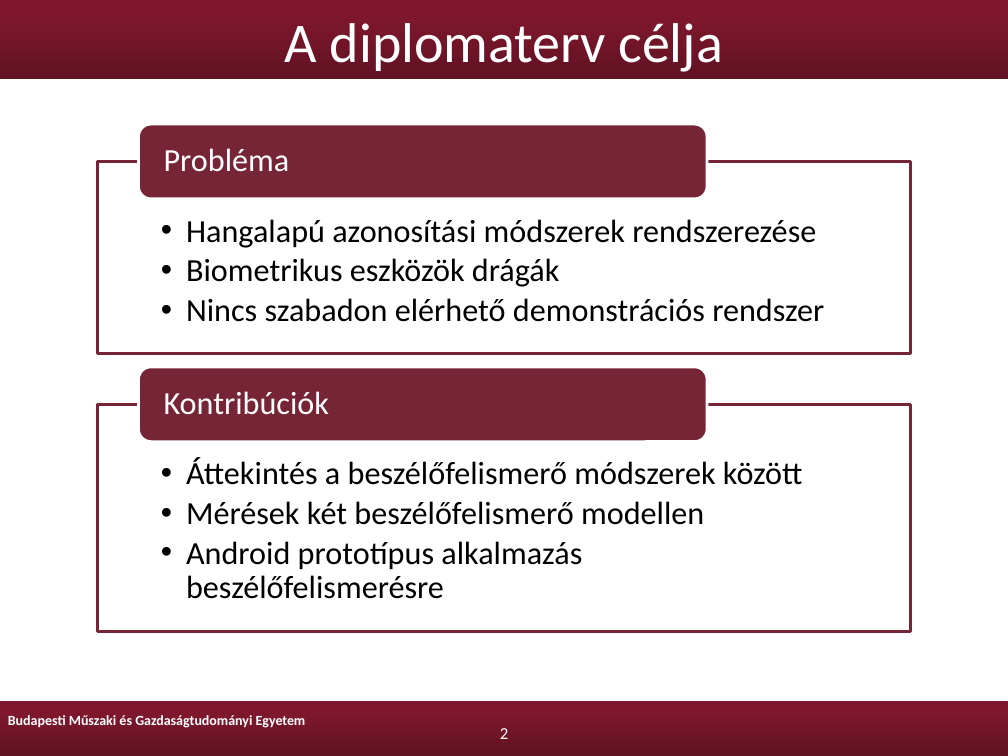
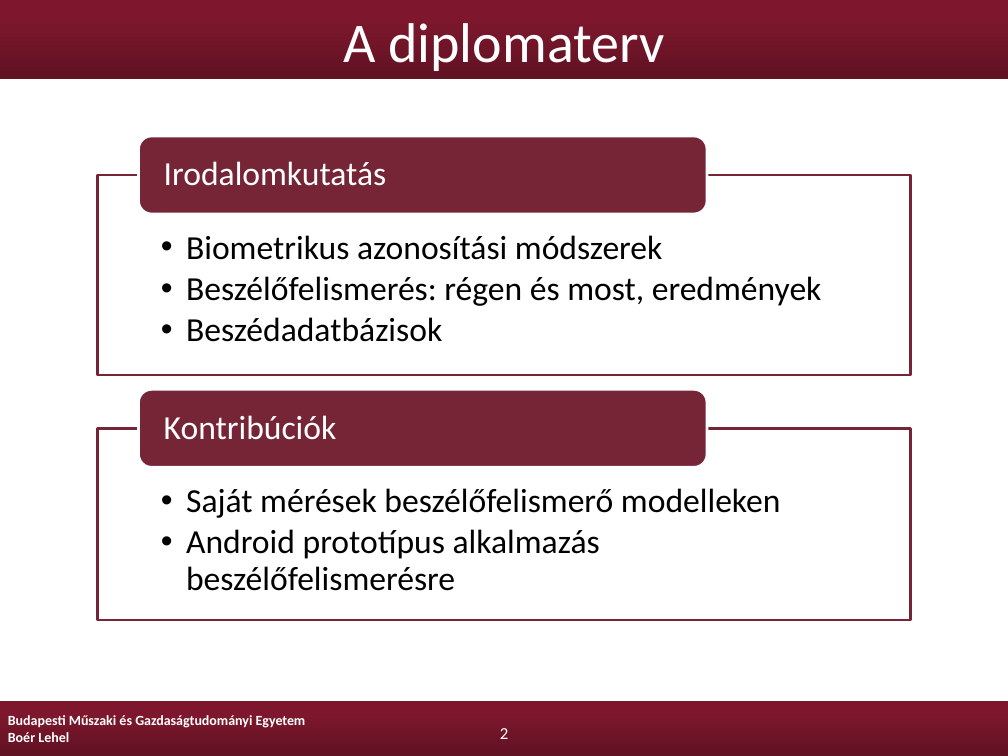
Before and after one commit to Lehel44/diploma, a slide deck: slide 2 of boer-lehel-msc-diplomaterv-prezentacio.pptx. Drawn at 1008x756 pixels with LibreOffice and Linux fonts; fonts in the diff are those of the drawing; background and template pictures are left out. Boxes give left, top, right and bottom in pixels: in the first picture for what was removed or moved away, otherwise in the second. Text is boxed around its words. In the diff, an @@ line names an element or a change of style, - is before the commit and + after.

```diff
--- a/boer-lehel-msc-diplomaterv-prezentacio.pptx
+++ b/boer-lehel-msc-diplomaterv-prezentacio.pptx
@@ text in rectangle at (343,23,664,71): text changed @@
-A diplomaterv célja
+A diplomaterv
@@ rounded rectangle: place and size @@
-rounded rectangle at (138,124,707,199)
+rounded rectangle at (138,136,707,214)
@@ text removed at (164,148,290,172) @@
-Probléma
@@ rectangle: place and size @@
-rectangle at (98,161,910,353)
+rectangle at (98,175,910,375)
@@ text added at (164,161,387,186), 24 pt, text #FFFFFF @@
+Irodalomkutatás
@@ text removed at (186,219,824,322) @@
-  • Hangalapú azonosítási módszerek rendszerezése
-  • Biometrikus eszközök drágák
-  • Nincs szabadon elérhető demonstrációs rendszer
@@ text added at (186,235,822,342), 24 pt, text #000000 @@
+  • Biometrikus azonosítási módszerek
+  • Beszélőfelismerés: régen és most, eredmények
+  • Beszédadatbázisok
@@ rounded rectangle: place and size @@
-rounded rectangle at (138,367,707,442)
+rounded rectangle at (138,389,707,467)
@@ text "Kontribúciók": place and size @@
-text "Kontribúciók" at (164,391,329,415)
+text "Kontribúciók" at (164,415,337,440)
@@ text "Kontribúciók" at (164,415,337,440): size 23 to 24 pt @@
@@ rectangle: place and size @@
-rectangle at (98,404,910,632)
+rectangle at (98,428,910,620)
@@ text "Saját mérések beszélőfelismerő modelleken": place and size @@
-text "Saját mérések beszélőfelismerő modelleken" at (186,457,803,599)
+text "Saját mérések beszélőfelismerő modelleken" at (186,488,781,591)
@@ text at (186,488,781,518): text changed; size 23 to 24 pt @@
-  • Áttekintés a beszélőfelismerő módszerek között
-  • Mérések két beszélőfelismerő modellen
+  • Saját mérések beszélőfelismerő modelleken
@@ text at (186,529,600,591): size 23 to 24 pt in "Android prototípus alkalmazás beszélőfelismerésre" @@
@@ text at (8,732,69,742): paragraph added @@
+Boér Lehel
```
Also in this commit, not shown: 16 other slides changed, 1 slide added, 2 slides removed.
